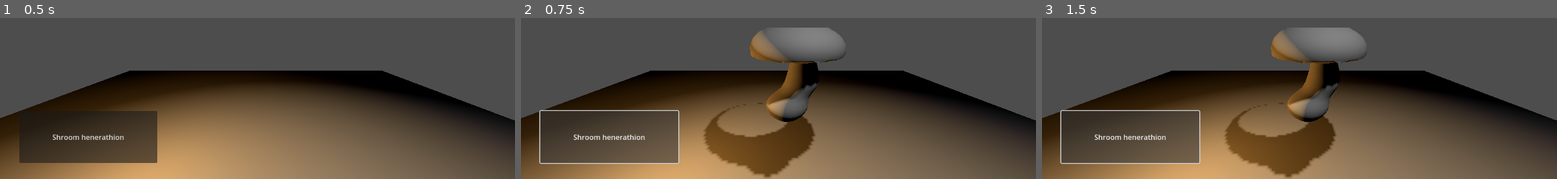
Above: before the commit, frames 1-3 (left to right).
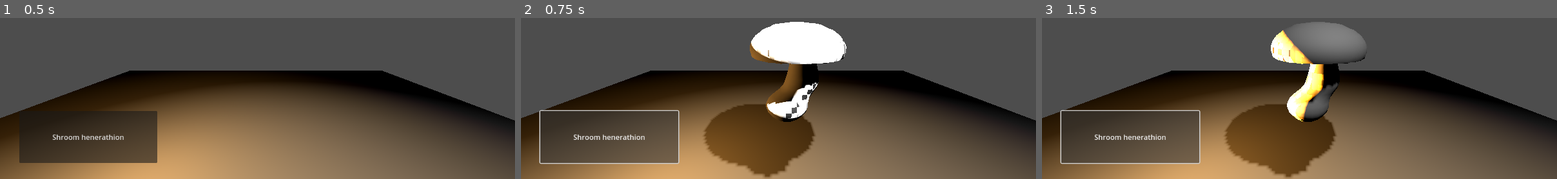
Above: after the commit, the same moments.

Repository: avvvis/shroom-game
Game: Godot game, scene res://Levels/Mock/grzyb.tscn
Two runs of this game, one before a commit and one after it. Both use one fixed random seed, a clock stepped at 60 frames per second and the inputs below.
Inputs:
- Up to frame 1 (0.5 s): no input
- Up to frame 2 (0.75 s): click "Shroom henerathion" at 0.5 s
- Up to frame 3 (1.5 s): click "Shroom henerathion" at 1.25 s

Frame 1 is identical in both runs. In frame 2, 6.7% of the frame differs, in the area x 37-64%, y 2-96%; in frame 3, 4.5%.

Commit message:
More dynamic method of calculating the shroom, using dynamic programming

Diff:
--- a/CubeMarcher/CubeMarcher.gd
+++ b/CubeMarcher/CubeMarcher.gd
@@ -30,42 +30,120 @@
 	_precision = f_precision
 	_precision_length = f_precision.length()
 
+func _resolve_cubes():
+	while (!_cubes_stack.is_empty()):
+		var cube_position = _cubes_stack.pop_back()
+		_checked_cubes[cube_position] = 1
+		var absolute_cube_position = _precision * Vector3(cube_position) + _root_point
+		var values_at_corners = _get_values_at_corners(absolute_cube_position)
+		var cube_type = _get_cube_case(values_at_corners)
+
+		if cube_type.size() == 0:
+			continue
+
+		for edge_type in cube_type:
+			var edge = _edge_to_vertex[edge_type]
+			var first_corner_value = abs(values_at_corners[edge[0]])
+			var second_corner_value = abs(values_at_corners[edge[1]])
+			var first_corner_proximity = first_corner_value / (first_corner_value + second_corner_value)
+			var relative_vertex_position = \
+				_vertex_lookup[edge[1]] * first_corner_proximity + \
+				_vertex_lookup[edge[0]] * (1.0 - first_corner_proximity)
+			var absolute_vertex_position = relative_vertex_position * _precision + absolute_cube_position
+			_surface_tool.set_normal(_sdf.get_normal_at(absolute_vertex_position))
+			_surface_tool.add_vertex(absolute_vertex_position)
+
+		if !_checked_cubes.has(cube_position + Vector3i(-1, -1, -1)):
+			_cubes_stack.push_back(cube_position + Vector3i(-1, -1, -1))
+		if !_checked_cubes.has(cube_position + Vector3i(-1, -1, 0)):
+			_cubes_stack.push_back(cube_position + Vector3i(-1, -1, 0))
+		if !_checked_cubes.has(cube_position + Vector3i(-1, -1, 1)):
+			_cubes_stack.push_back(cube_position + Vector3i(-1, -1, 1))
+		if !_checked_cubes.has(cube_position + Vector3i(-1, 0, -1)):
+			_cubes_stack.push_back(cube_position + Vector3i(-1, 0, -1))
+		if !_checked_cubes.has(cube_position + Vector3i(-1, 0, 0)):
+			_cubes_stack.push_back(cube_position + Vector3i(-1, 0, 0))
+		if !_checked_cubes.has(cube_position + Vector3i(-1, 0, 1)):
+			_cubes_stack.push_back(cube_position + Vector3i(-1, 0, 1))
+		if !_checked_cubes.has(cube_position + Vector3i(-1, 1, -1)):
+			_cubes_stack.push_back(cube_position + Vector3i(-1, 1, -1))
+		if !_checked_cubes.has(cube_position + Vector3i(-1, 1, 0)):
+			_cubes_stack.push_back(cube_position + Vector3i(-1, 1, 0))
+		if !_checked_cubes.has(cube_position + Vector3i(-1, 1, 1)):
+			_cubes_stack.push_back(cube_position + Vector3i(-1, 1, 1))
+		if !_checked_cubes.has(cube_position + Vector3i(0, -1, -1)):
+			_cubes_stack.push_back(cube_position + Vector3i(0, -1, -1))
+		if !_checked_cubes.has(cube_position + Vector3i(0, -1, 0)):
+			_cubes_stack.push_back(cube_position + Vector3i(0, -1, 0))
+		if !_checked_cubes.has(cube_position + Vector3i(0, -1, 1)):
+			_cubes_stack.push_back(cube_position + Vector3i(0, -1, 1))
+		if !_checked_cubes.has(cube_position + Vector3i(0, 0, -1)):
+			_cubes_stack.push_back(cube_position + Vector3i(0, 0, -1))
+		#if !_checked_cubes.has(cube_position + Vector3i(0, 0, 0)):
+		#	_cubes_stack.push_back(cube_position + Vector3i(0, 0, 0))
+		if !_checked_cubes.has(cube_position + Vector3i(0, 0, 1)):
+			_cubes_stack.push_back(cube_position + Vector3i(0, 0, 1))
+		if !_checked_cubes.has(cube_position + Vector3i(0, 1, -1)):
+			_cubes_stack.push_back(cube_position + Vector3i(0, 1, -1))
+		if !_checked_cubes.has(cube_position + Vector3i(0, 1, 0)):
+			_cubes_stack.push_back(cube_position + Vector3i(0, 1, 0))
+		if !_checked_cubes.has(cube_position + Vector3i(0, 1, 1)):
+			_cubes_stack.push_back(cube_position + Vector3i(0, 1, 1))
+		if !_checked_cubes.has(cube_position + Vector3i(1, -1, -1)):
+			_cubes_stack.push_back(cube_position + Vector3i(1, -1, -1))
+		if !_checked_cubes.has(cube_position + Vector3i(1, -1, 0)):
+			_cubes_stack.push_back(cube_position + Vector3i(1, -1, 0))
+		if !_checked_cubes.has(cube_position + Vector3i(1, -1, 1)):
+			_cubes_stack.push_back(cube_position + Vector3i(1, -1, 1))
+		if !_checked_cubes.has(cube_position + Vector3i(1, 0, -1)):
+			_cubes_stack.push_back(cube_position + Vector3i(1, 0, -1))
+		if !_checked_cubes.has(cube_position + Vector3i(1, 0, 0)):
+			_cubes_stack.push_back(cube_position + Vector3i(1, 0, 0))
+		if !_checked_cubes.has(cube_position + Vector3i(1, 0, 1)):
+			_cubes_stack.push_back(cube_position + Vector3i(1, 0, 1))
+		if !_checked_cubes.has(cube_position + Vector3i(1, 1, -1)):
+			_cubes_stack.push_back(cube_position + Vector3i(1, 1, -1))
+		if !_checked_cubes.has(cube_position + Vector3i(1, 1, 0)):
+			_cubes_stack.push_back(cube_position + Vector3i(1, 1, 0))
+		if !_checked_cubes.has(cube_position + Vector3i(1, 1, 1)):
+			_cubes_stack.push_back(cube_position + Vector3i(1, 1, 1))
+
+var _checked_cubes
+var _root_point
+var _surface_tool
+var _cubes_stack
 ## Returns a mesh of the SDF for further instantiation
 ## For this function to work you need to set the SDF
 func get_mesh() -> ArrayMesh:
-	var surface_tool = SurfaceTool.new()
-	surface_tool.begin(Mesh.PRIMITIVE_TRIANGLES)
-
-	var max_iterations = _iterations()
-	for x in range(0, max_iterations.x + 1):
-		for y in range(0, max_iterations.y + 1):
-			var z = 0
-			while (z < max_iterations.z + 1):
-				var absolute_cube_position = _vertex_to_absolute(Vector3i(x, y, z))
-				var values_at_corners = _get_values_at_corners(absolute_cube_position)
-
-				# Ignoring following empty cubes
-				# The [1] corner is the furthest one in the z-axis
-				var free_radius = abs(values_at_corners[1])
-				if (free_radius > _precision_length):
-					z += floor(free_radius / _precision_length)
-
-				var cube_type = _get_cube_case(values_at_corners)
-
-				for edge_type in cube_type:
-					var edge = _edge_to_vertex[edge_type]
-					var first_corner_value = abs(values_at_corners[edge[0]])
-					var second_corner_value = abs(values_at_corners[edge[1]])
-					var first_corner_proximity = first_corner_value / (first_corner_value + second_corner_value)
-					var relative_vertex_position = \
-						_vertex_lookup[edge[1]] * first_corner_proximity + \
-						_vertex_lookup[edge[0]] * (1.0 - first_corner_proximity)
-					var absolute_vertex_position = relative_vertex_position * _precision + absolute_cube_position
-					surface_tool.set_normal(_sdf.get_normal_at(absolute_vertex_position))
-					surface_tool.add_vertex(absolute_vertex_position)
-
-				z += 1
-	return surface_tool.commit()
+	_surface_tool = SurfaceTool.new()
+	_surface_tool.begin(Mesh.PRIMITIVE_TRIANGLES)
+
+	# TODO: Fix the unsafe origin
+	_root_point = _raymarch(Vector3(0.0, 1.0, 0.0), Vector3(0.0, -100.0, 0.0)) -  Vector3(_precision.x / 2.0, 0.0, 0.0)
+	_checked_cubes = {
+		Vector3i(0, 0, 0) : 1,
+		Vector3i(0, 0, 1) : 1,
+		Vector3i(0, 1, 0) : 1,
+		Vector3i(0, 1, 1) : 1,
+		Vector3i(1, 0, 0) : 1,
+		Vector3i(1, 0, 1) : 1,
+		Vector3i(1, 1, 0) : 1,
+		Vector3i(1, 1, 1) : 1,
+	}
+	_cubes_stack = [
+		Vector3i(0, 0, 0),
+		Vector3i(0, 0, 1),
+		Vector3i(0, 1, 0),
+		Vector3i(0, 1, 1),
+		Vector3i(1, 0, 0),
+		Vector3i(1, 0, 1),
+		Vector3i(1, 1, 0),
+		Vector3i(1, 1, 1),
+	]
+	_resolve_cubes()
+
+	#_surface_tool.generate_normals()
+	return _surface_tool.commit()
 
 var _treshold
 var _precision :Vector3
@@ -97,6 +175,19 @@
 ## Returns the number of layers in each direction that the CubeMarcher has to iterate over
 func _iterations() -> Vector3i:
 	return Vector3i((_positive_bound - _negative_bound) / _precision)
+
+const _max_iterations = 100
+func _raymarch(direction :Vector3, origin :Vector3):
+	direction = direction.normalized()
+	var best_current_aproximation = origin
+	var distance_to_surface = _sdf.get_value_at(best_current_aproximation)
+	var iterations = 1
+	while (abs(distance_to_surface) < _treshold and iterations < _max_iterations):
+		best_current_aproximation = best_current_aproximation + (distance_to_surface + _treshold) * direction
+		distance_to_surface = _sdf.get_value_at(best_current_aproximation)
+		iterations += 1
+
+	return best_current_aproximation + direction * distance_to_surface
 
 const _vertex_lookup = [
 	Vector3i(0, 0, 0),
